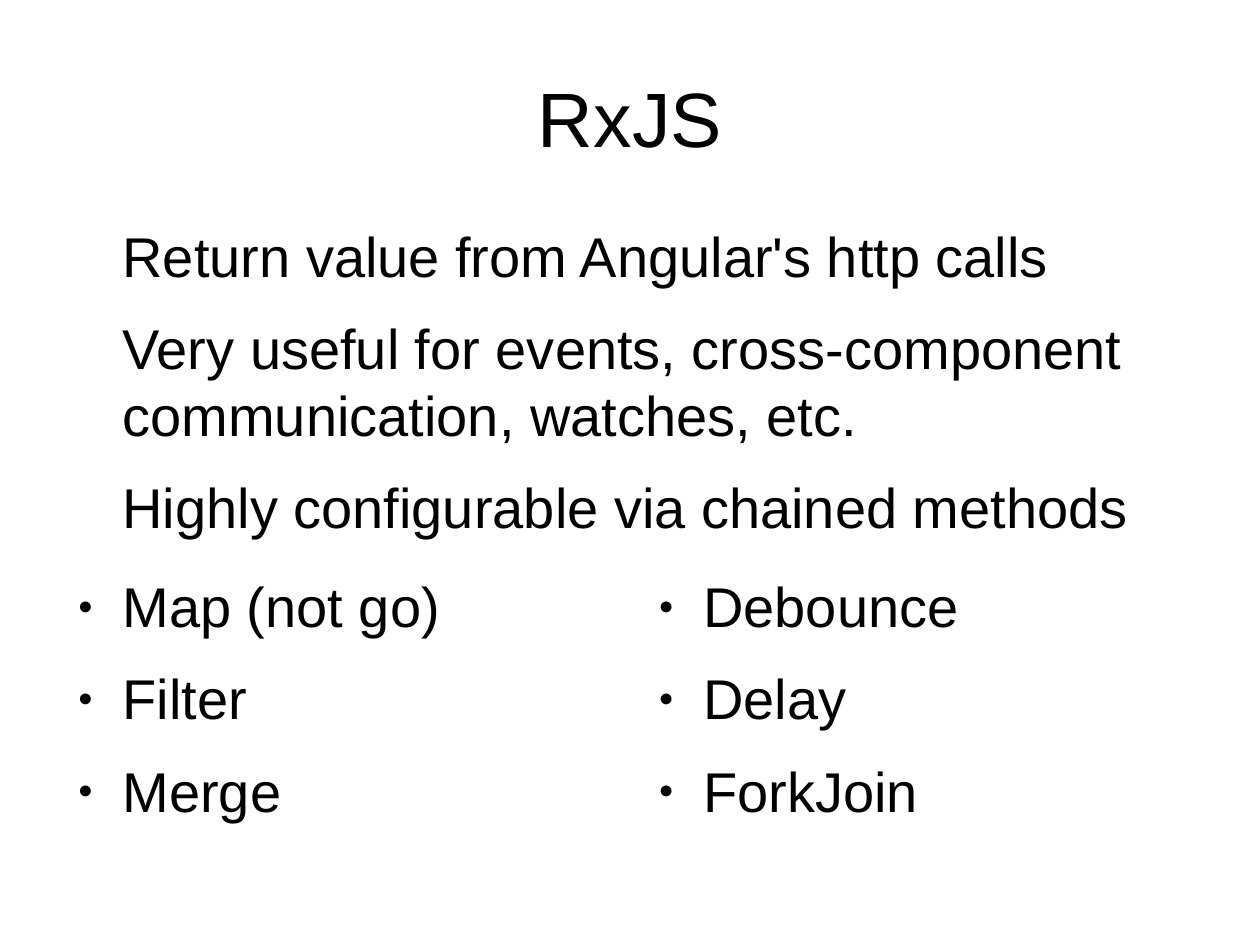
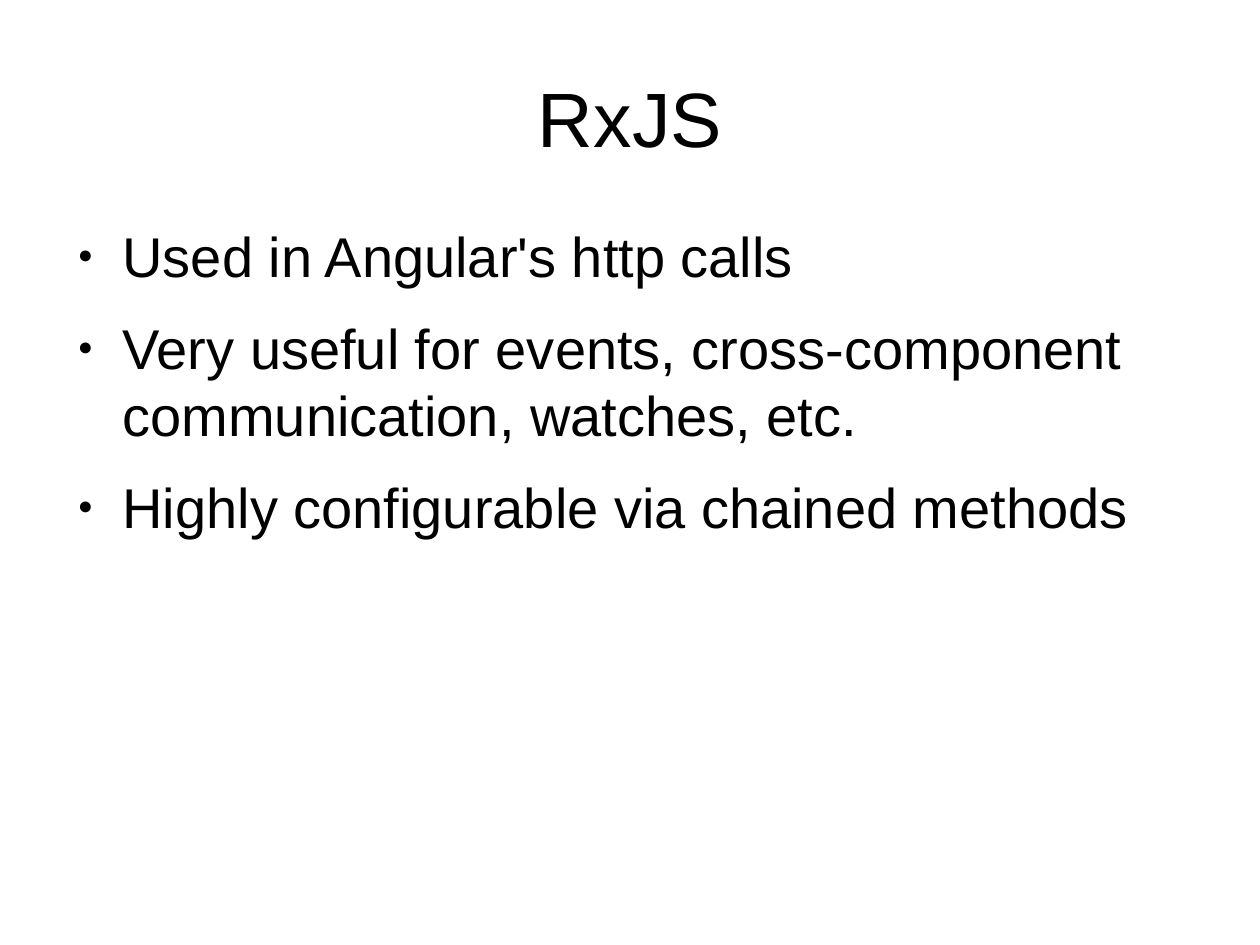
Before and after one commit to trognus/devcon2016, a slide deck: slide 8 of devconNg2.odp (slide 13 before the commit). Drawn at 1260x945 pixels with LibreOffice and Linux fonts; fonts in the diff are those of the drawing. Boxes give left, top, right and bottom in pixels: in the first picture for what was removed or moved away, otherwise in the second. Text is boxed around its words. In the diff, an @@ line names an element or a change of style, - is before the commit and + after.

```diff
--- a/devconNg2.odp
+++ b/devconNg2.odp
@@ text at bbox=[123, 236, 793, 287]: text changed @@
-Return value from Angular's http calls
+● Used in Angular's http calls
@@ text removed at bbox=[123, 586, 440, 822] @@
-● Map (not go)
-● Filter
-● Merge
@@ text removed at bbox=[703, 586, 958, 813] @@
-● Debounce
-● Delay
-● ForkJoin
```
Also in this commit, not shown: 3 other slides changed, 6 slides added, 1 slide removed, 1 other file.
